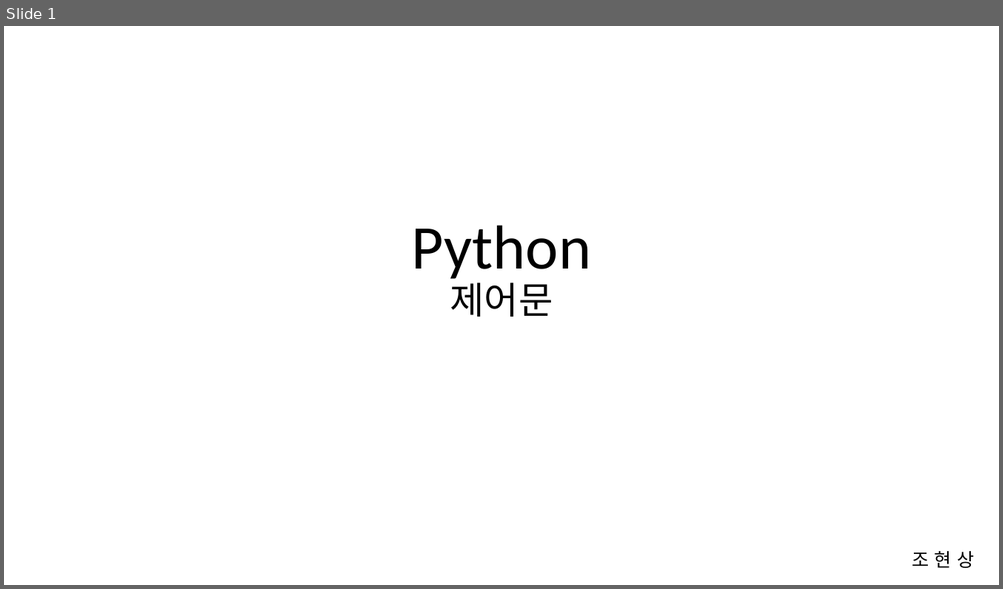
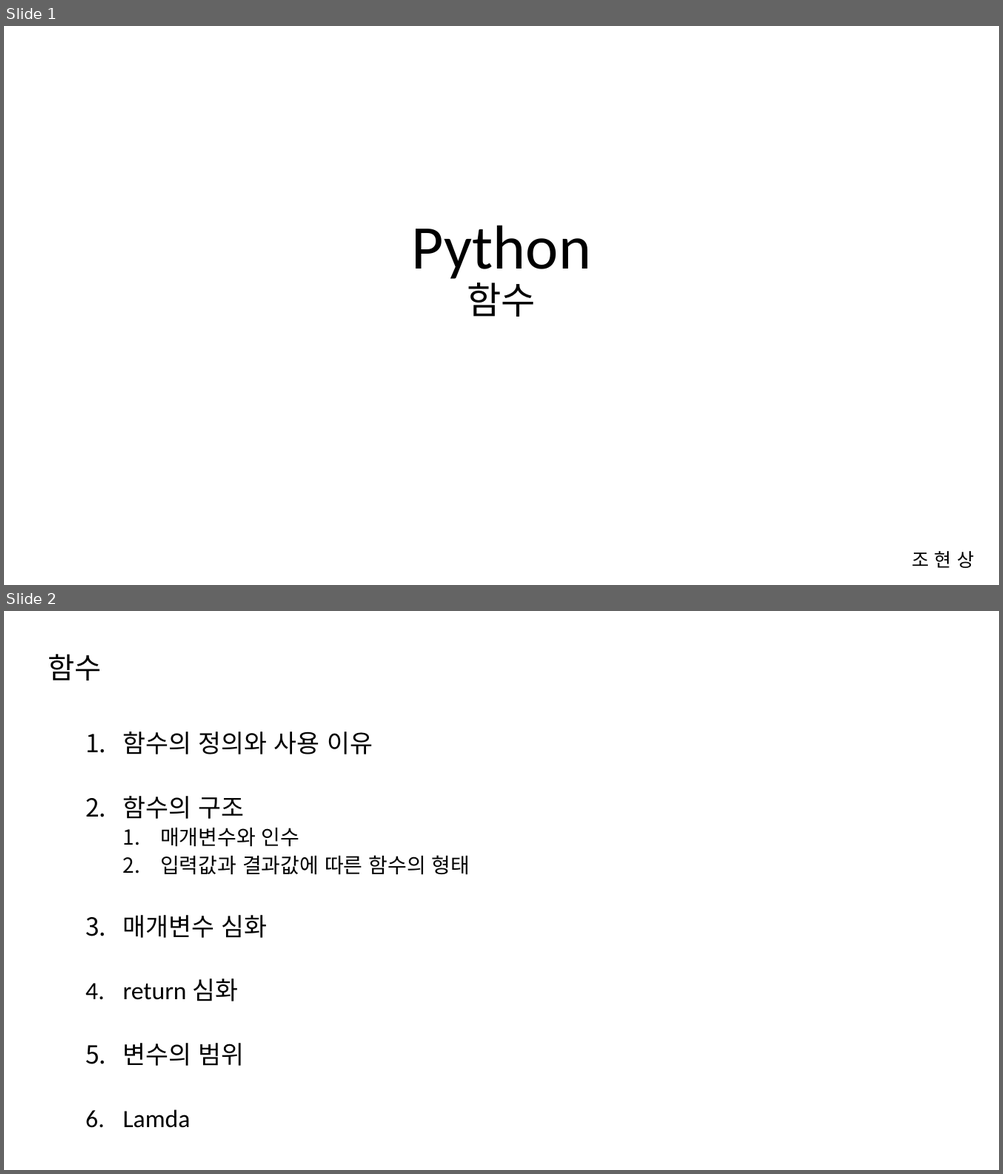
Before and after one commit to Cho-Hyeon-Sang/python, a slide deck: 3_Function/python_함수.pptx. Shown one above the other, each under a label of ours: slide 1 before the commit, slides 1 and 2 after it. The pictures are 1003x589 and 1003x1174 pixels, drawn with LibreOffice and Linux fonts; fonts in the diff are those of the drawing. Boxes give left, top, right and bottom in pixels: in the first picture for what was removed or moved away, otherwise in the second. Text is boxed around its words. In the diff, an @@ line names an element or a change of style, - is before the commit and + after.

Commit message:
Feat : 함수 ppt 추가

```diff
--- a/3_Function/python_함수.pptx
+++ b/3_Function/python_함수.pptx
@@ slide 2 added at [4,611,999,1170], background #FFFFFF @@
@@ text added at [48,654,470,1128], 24 pt, text #000000 @@
+함수
+  1. 함수의 정의와 사용 이유
+  2. 함수의 구조
+    1. 매개변수와 인수
+    2. 입력값과 결과값에 따른 함수의 형태
+  3. 매개변수 심화
+  4. return 심화
+  5. 변수의 범위
+  6. Lamda
@@ slide 1 changed as well @@
@@ title at [411,225,591,317]: text changed @@
-Python
-제어문
+Python
+함수
```
Also in this commit, not shown: 6 other slides added, 13 slides removed, 1 other file.
